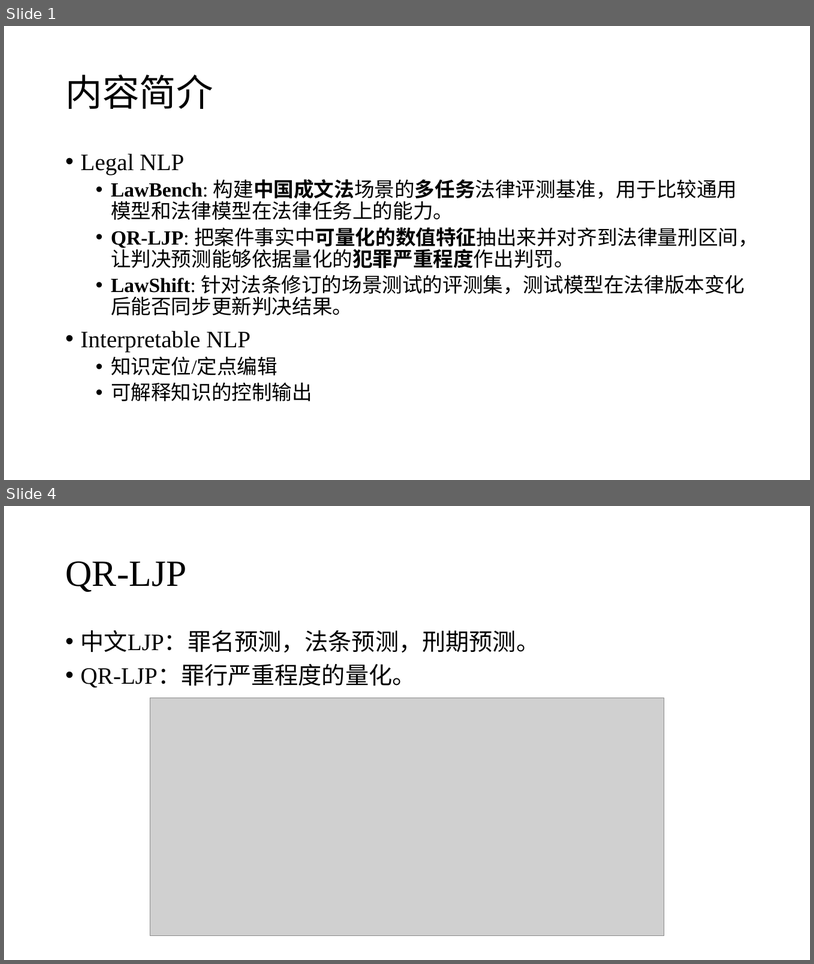
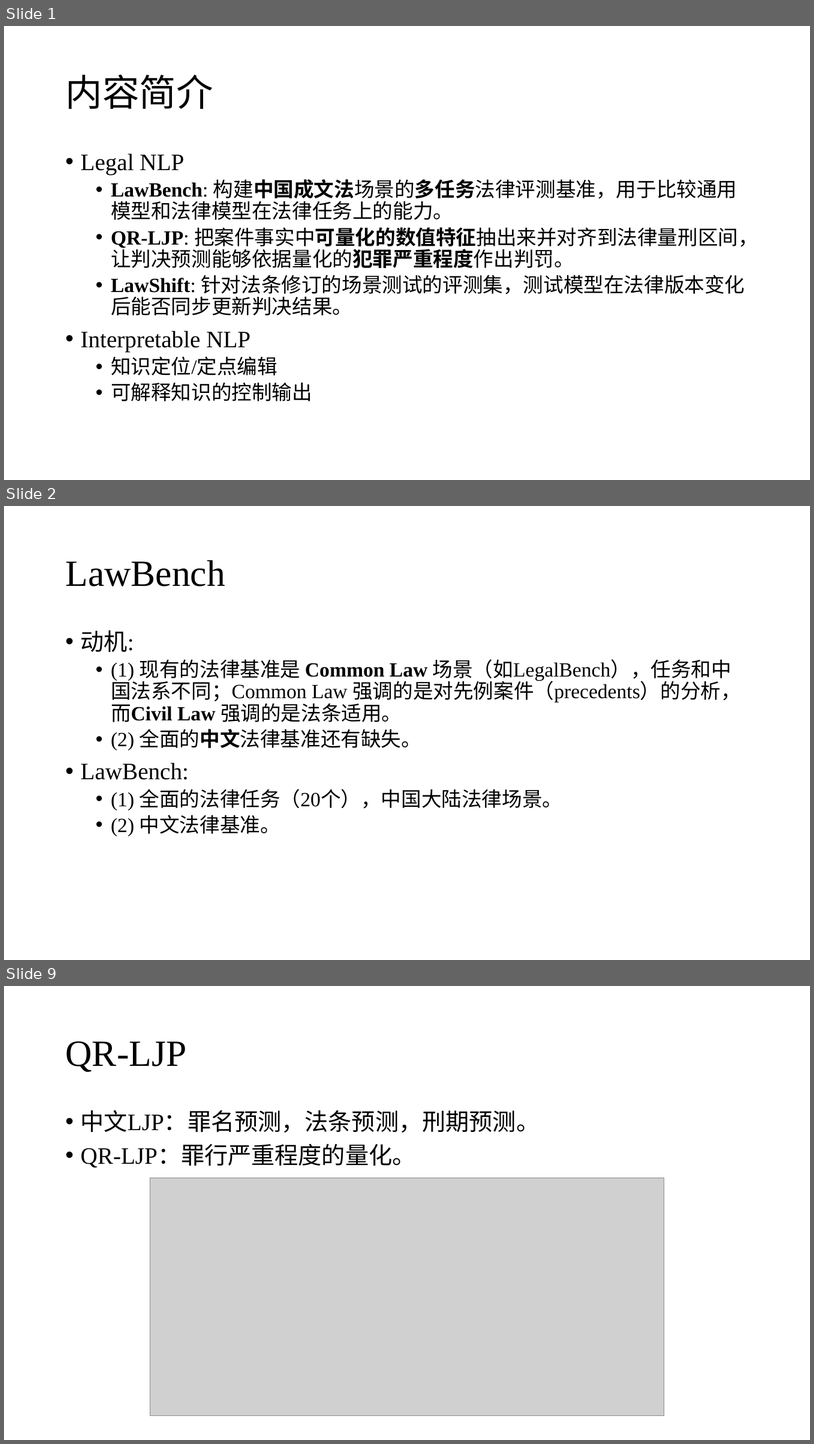
Before and after one commit to zhuohan9036/research_general_materials, a slide deck: legal_ai/20251107_intro_legal_ai_works.pptx. Shown one above the other, each under a label of ours: slides 1 and 4 before the commit, slides 1, 2 and 9 after it; the slides between them are not shown. The pictures are 814x964 and 814x1444 pixels, drawn with LibreOffice and Linux fonts; fonts in the diff are those of the drawing; grey boxes stand for pictures. Boxes give left, top, right and bottom in pixels: in the first picture for what was removed or moved away, otherwise in the second. Text is boxed around its words. In the diff, an @@ line names an element or a change of style, - is before the commit and + after.

```diff
--- a/legal_ai/20251107_intro_legal_ai_works.pptx
+++ b/legal_ai/20251107_intro_legal_ai_works.pptx
@@ slide 2 added at bbox=[4, 506, 810, 960], background #FFFFFF @@
@@ title added at bbox=[65, 560, 225, 586], 44 pt, text #000000 @@
+LawBench
@@ text added at bbox=[81, 630, 741, 835], 24 pt, text #000000 @@
+• 动机:
+  • (1) 现有的法律基准是 Common Law 场景（如LegalBench），任务和中国法系不同；Common Law 强调的是对先例案件（precedents）的分析，而Civil Law 强调的是法条适用。
+  • (2) 全面的中文法律基准还有缺失。
+• LawBench:
+  • (1) 全面的法律任务（20个），中国大陆法律场景。
+  • (2) 中文法律基准。
@@ what was slide 4 is now slide 9 @@
```
Also in this commit, not shown: 2 slides changed, 4 other slides added, 1 other file.
